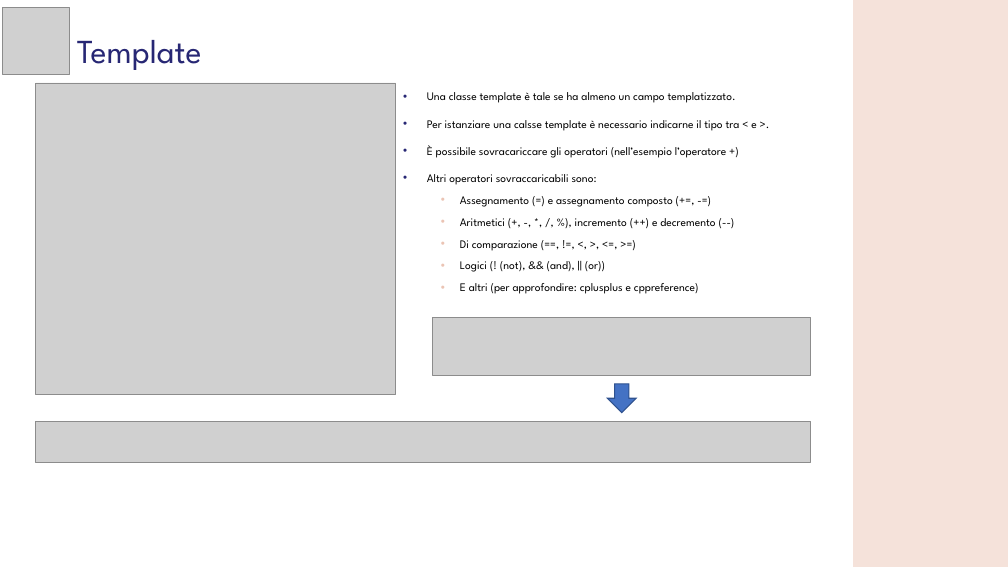
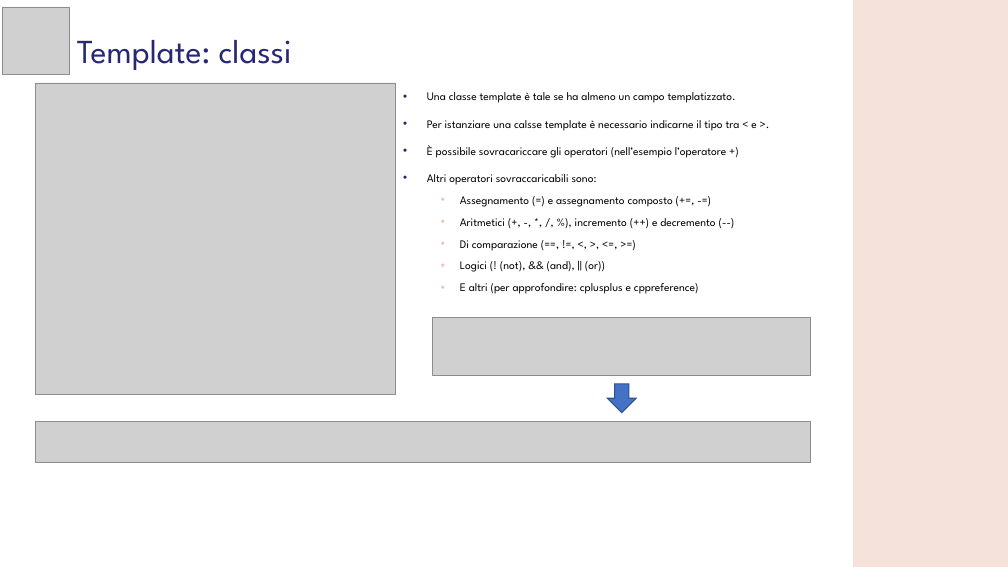
Before and after one commit to GMATZEU42/WS, a slide deck: slide 8 of WS04/WS_4.odp. Drawn at 1008x567 pixels with LibreOffice and Linux fonts; fonts in the diff are those of the drawing; grey boxes stand for pictures; background and template pictures are left out. Boxes give left, top, right and bottom in pixels: in the first picture for what was removed or moved away, otherwise in the second. Text is boxed around its words. In the diff, an @@ line names an element or a change of style, - is before the commit and + after.

```diff
--- a/WS04/WS_4.odp
+++ b/WS04/WS_4.odp
@@ title at bbox=[77, 40, 292, 70]: text changed @@
-Template
+Template: classi
```
Also in this commit, not shown: 8 other slides changed, 1 other file.
